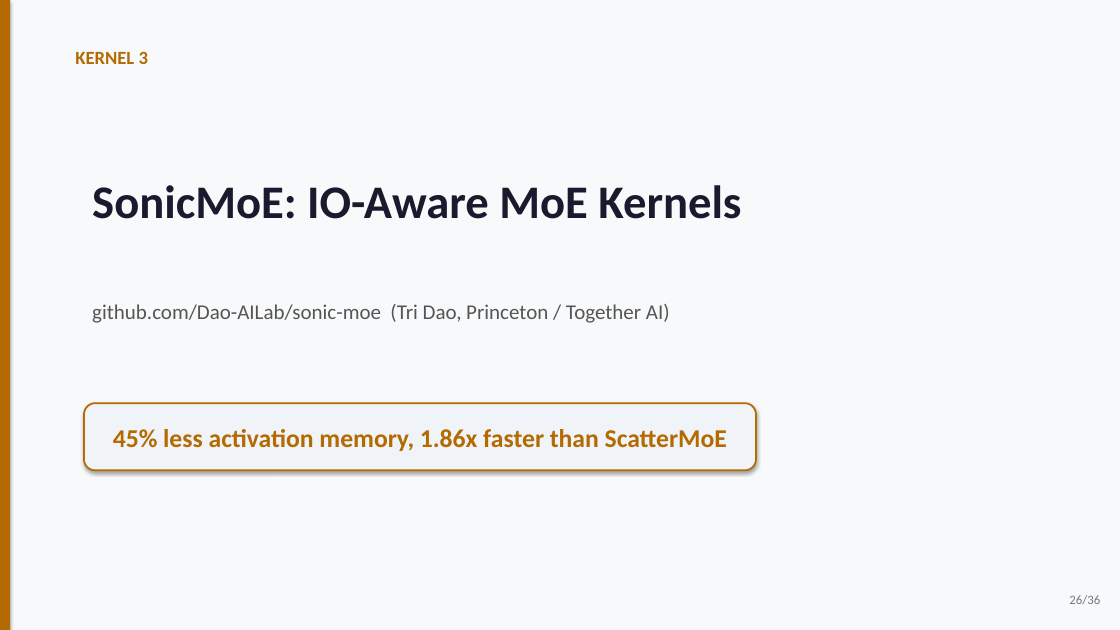
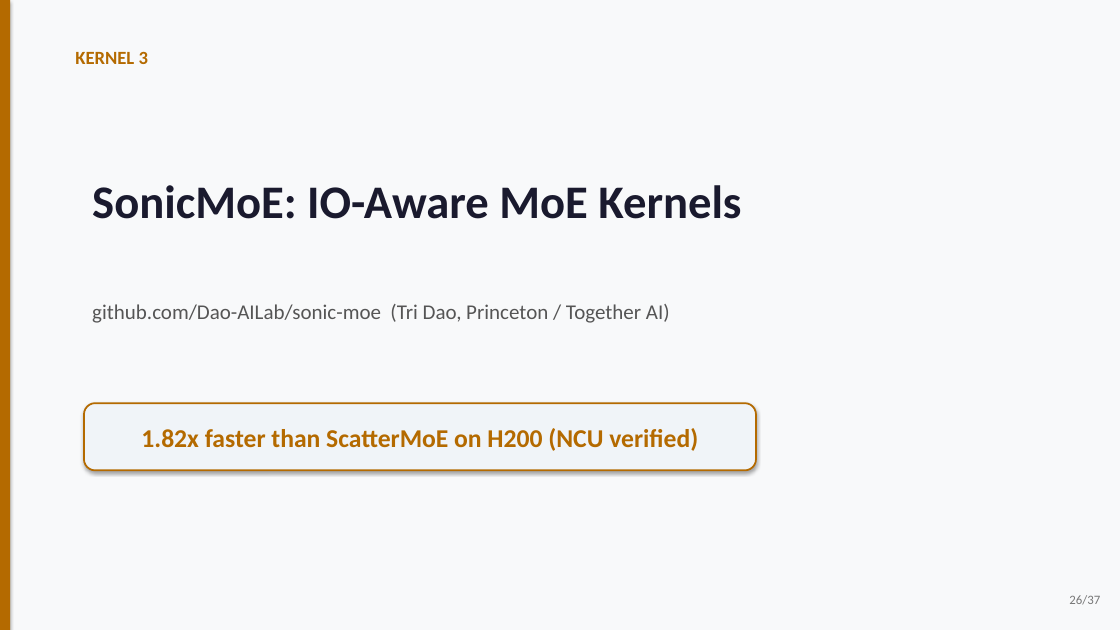
Before and after one commit to XAheli/torch-profiler, a slide deck: slide 26 of slides.pptx. Drawn at 1120x630 pixels with LibreOffice and Linux fonts; fonts in the diff are those of the drawing. Boxes give left, top, right and bottom in pixels: in the first picture for what was removed or moved away, otherwise in the second. Text is boxed around its words. In the diff, an @@ line names an element or a change of style, - is before the commit and + after.

Commit message:
feat: update slides with SonicMoE NCU deep dive + re-profiled traces
- Slides expanded to 37 with full ScatterMoE vs SonicMoE NCU comparison
- Re-profiled SonicMoE and ScatterMoE traces with proper schedule config

```diff
--- a/slides.pptx
+++ b/slides.pptx
@@ text in rounded rectangle at (141,428,698,451): text changed @@
-45% less activation memory, 1.86x faster than ScatterMoE
+1.82x faster than ScatterMoE on H200 (NCU verified)
@@ text at (1069,595,1100,605): text changed @@
-26/36
+26/37
```
Also in this commit, not shown: 31 other slides changed, 5 slides added, 4 slides removed, 2 other files.
